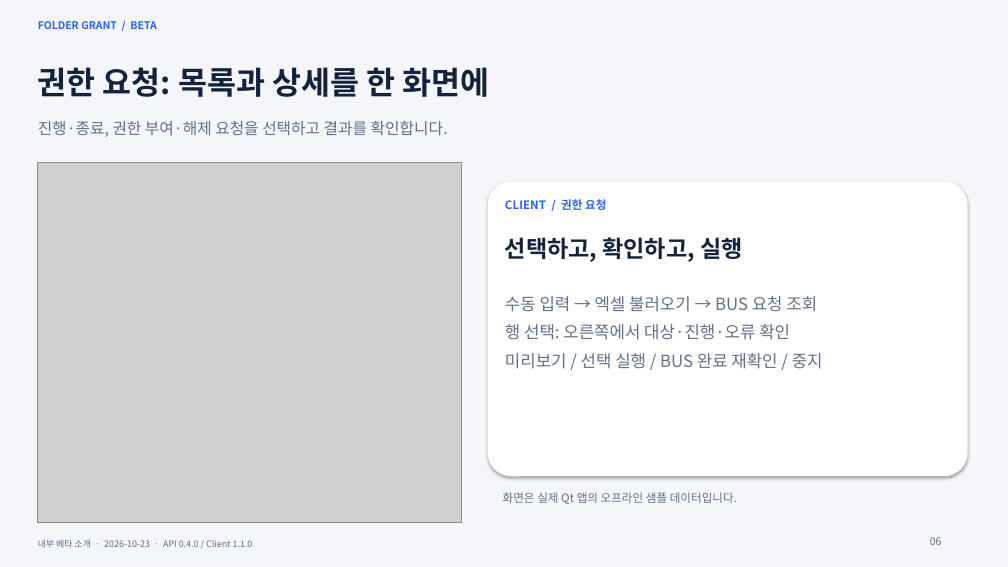
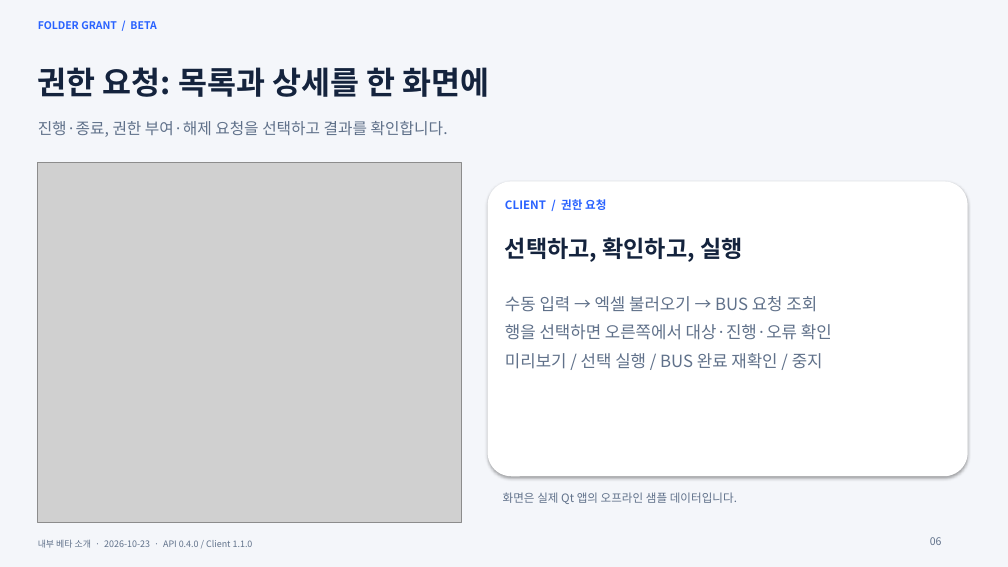
Before and after one commit to Corggi-Kim/Folder-Grant-Tool, a slide deck: slide 6 of docs/Folder_Grant_프로그램_소개서_Beta.pptx. Drawn at 1008x567 pixels with LibreOffice and Linux fonts; fonts in the diff are those of the drawing; grey boxes stand for pictures. Boxes give left, top, right and bottom in pixels: in the first picture for what was removed or moved away, otherwise in the second. Text is boxed around its words. In the diff, an @@ line names an element or a change of style, - is before the commit and + after.

```diff
--- a/docs/Folder_Grant_프로그램_소개서_Beta.pptx
+++ b/docs/Folder_Grant_프로그램_소개서_Beta.pptx
@@ text at box(505, 324, 832, 340): text changed @@
-행 선택: 오른쪽에서 대상·진행·오류 확인
+행을 선택하면 오른쪽에서 대상·진행·오류 확인
```
Also in this commit, not shown: 13 other slides changed, 2 other files.
